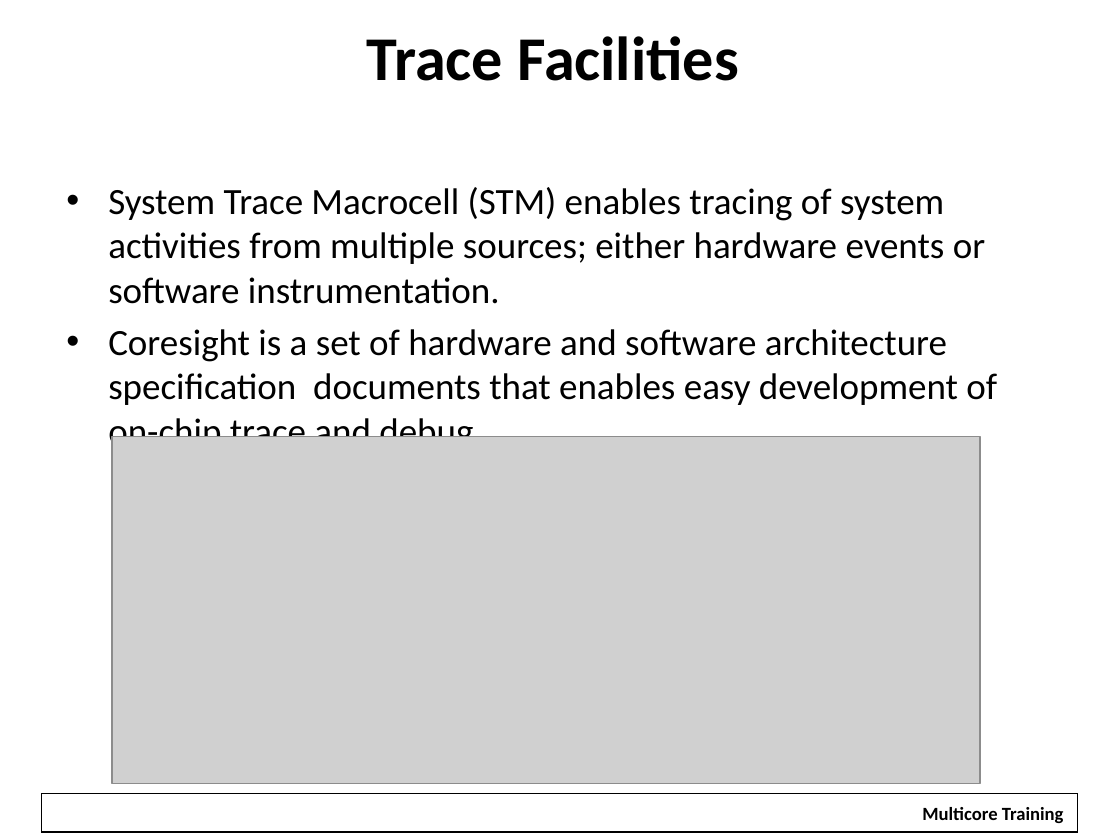
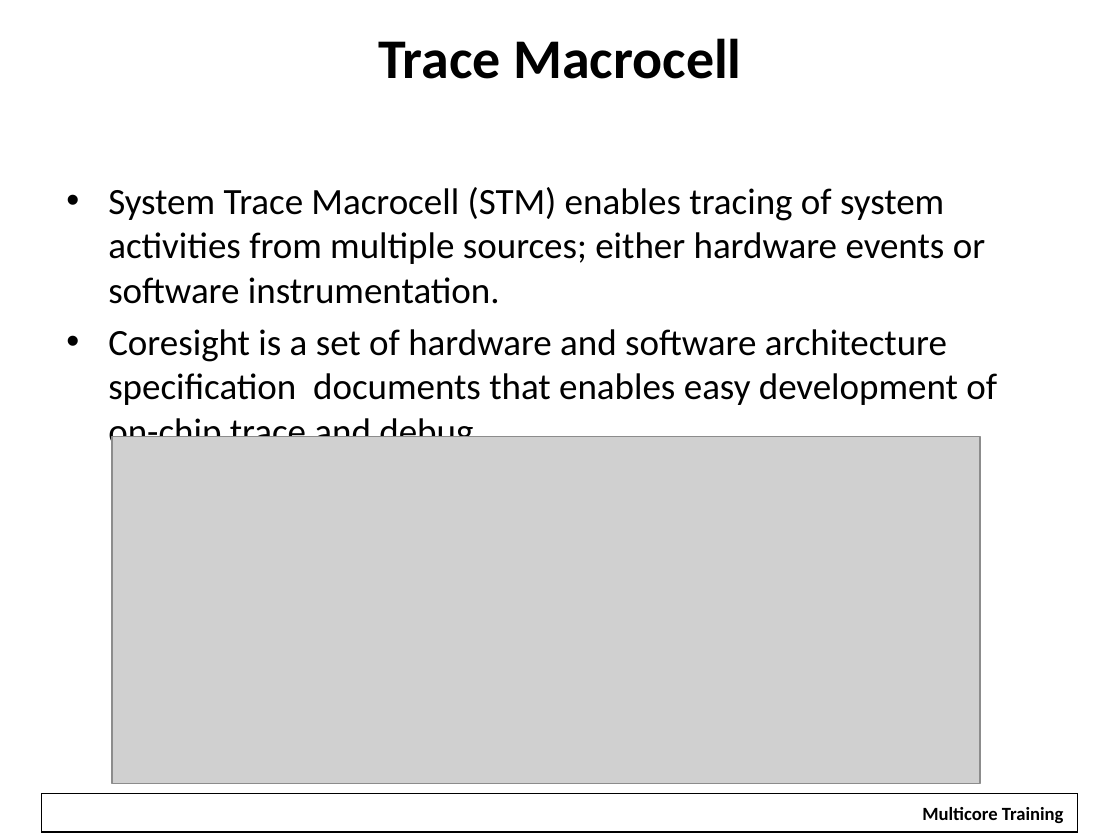
Before and after one commit to hari1989/keystone-workshop, a slide deck: slide 48 of preliminary/Working/presentations/KeyStoneII ARM Overview.pptx (slide 42 before the commit). Drawn at 1120x840 pixels with LibreOffice and Linux fonts; fonts in the diff are those of the drawing; grey boxes stand for pictures; background and template pictures are left out. Boxes give left, top, right and bottom in pixels: in the first picture for what was removed or moved away, otherwise in the second. Text is boxed around its words. In the diff, an @@ line names an element or a change of style, - is before the commit and + after.

```diff
--- a/preliminary/Working/presentations/KeyStoneII ARM Overview.pptx
+++ b/preliminary/Working/presentations/KeyStoneII ARM Overview.pptx
@@ title at (378,38,741,79): text changed; size 40 to 36 pt @@
-Trace Facilities
+Trace Macrocell
```
Also in this commit, not shown: 6 other slides changed, 7 slides added, 1 slide removed.
